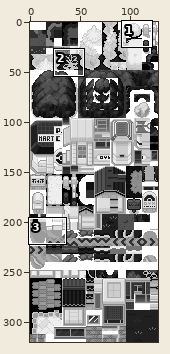
Two states of a sprite sheet, data/tilesets/primary/general/tiles.png. Above, an overview of the earlier version with the close-up marked.
Close-up. Before the edit:
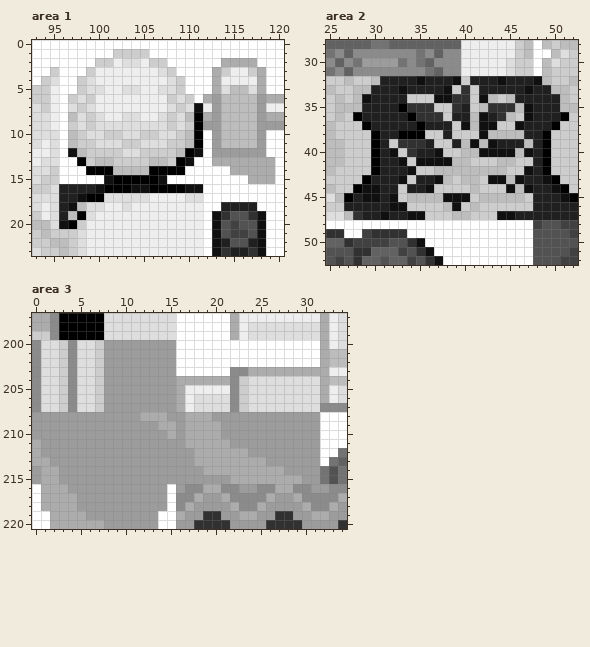
The file is 128x320 pixels. Shown: area 1: x 93..120, y 0..23; area 2: x 25..52, y 28..52; area 3: x 0..34, y 197..220.
The same view after the edit:
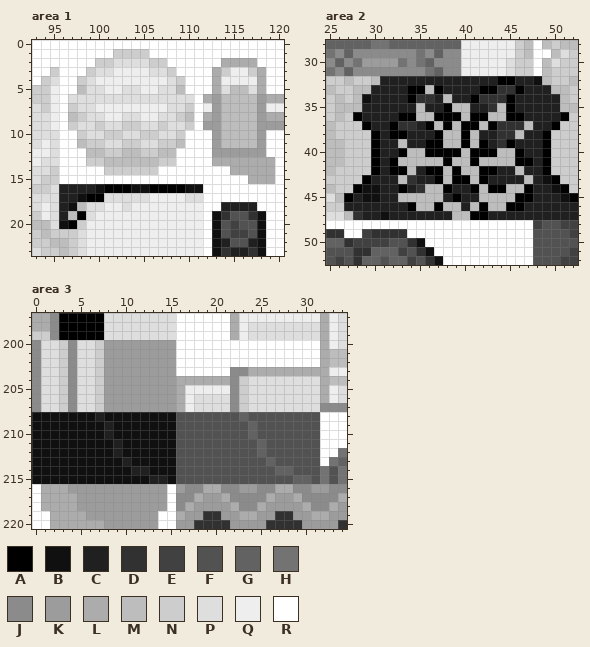
Palette (. is transparent): A #000000  B #101010  C #202020  D #313131  E #414141  F #525252  G #626262  H #737373  J #8b8b8b  K #9c9c9c  L #acacac  M #bdbdbd  N #cdcdcd  P #dedede  Q #eeeeee  R #ffffff
Change:
Changed rows in their new state; - is an unchanged pixel.
Area 1:
first column x 97:
 2 -----P--P------
 3 ---PP----P-----
 5 -M----------M--
 6 P-PPPPPPPPPP-P-
 7 NP----------PNR
 8 -NP--------PN-R
 9 --PN--NN--NP--R
10 R------------RR
11 RM-N------N-MRR
12 RRMM--MM--MMRRR
13 -R-N-MMMM-N-RR-
14 --RRNNNNNNRRR--
15 ----RRRRRRR----
Area 2:
first column x 32:
32 ---C---CC---AA--
33 -CAAMACCCCAADDAC
34 --ADDCMCCADDDA--
35 -CCMCCAMMCC-MACC
36 -A-MMAAAMAAMMAAC
37 ADDCAMAMAAMADDDM
38 A-CCCAMMAMCCDD--
39 CMCCAAMMAMACDA-C
40 CAMMAAAA-AAAMMAC
41 AMMMMMA--AMM--AA
42 AAMCAA-A--AACCMC
43 -MD--A-AA-ACCCCM
44 -A-DMMACCAMAAM-A
45 CM----CACC----AA
46 CCAMMA-MC-AMMAAC
47 --CCCCC--AACCC--
Area 3:
first column x 0:
208 BBBBBBBCBBBBBBBBFFFFFFFGFFFFFFFF
209 BBBBBBBBCBBBBBBBFFFFFFFFGFFFFFFF
210 BBBBBBBBCBBBBBBBFFFFFFFFGFFFFFFF
211 BBBBBBBBBCBBBBBBFFFFFFFFFGFFFFFF
212 BBBBBBBBBCBBBBBBFFFFFFFFFGFFFFFF
213 BBBBBBBBBBCBBBBBFFFFFFFFFFGFFFFF
214 BBBBBBBBBBBCCBBBFFFFFFFFFFFGGFFF
215 BBBBBBBBBBBBBCCBFFFFFFFFFFFFFGGF
Where, in picture pixels (left, top, right, bottom), the same in both close-ups:
changed: (68, 58, 203, 184)
changed: (389, 76, 533, 220)
changed: (32, 412, 320, 484)
